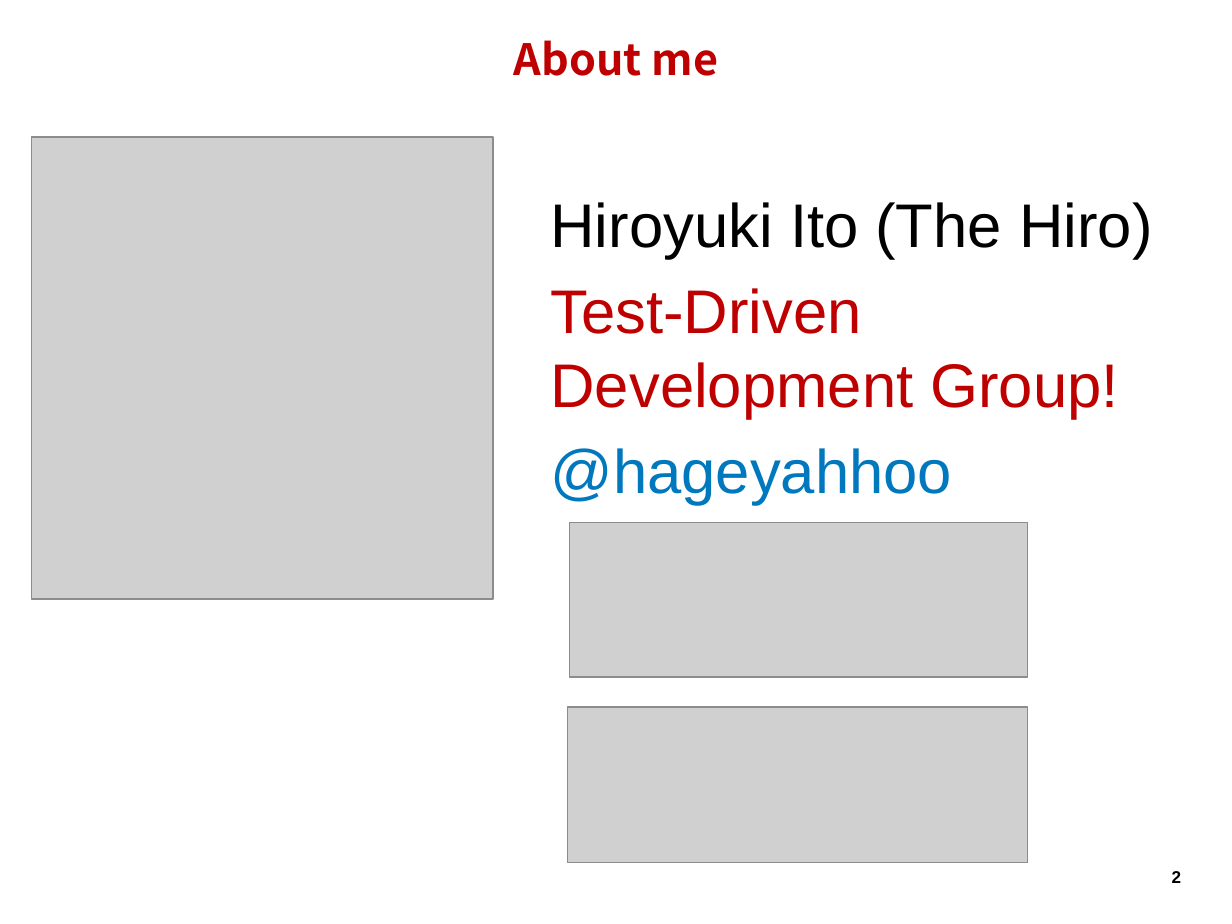
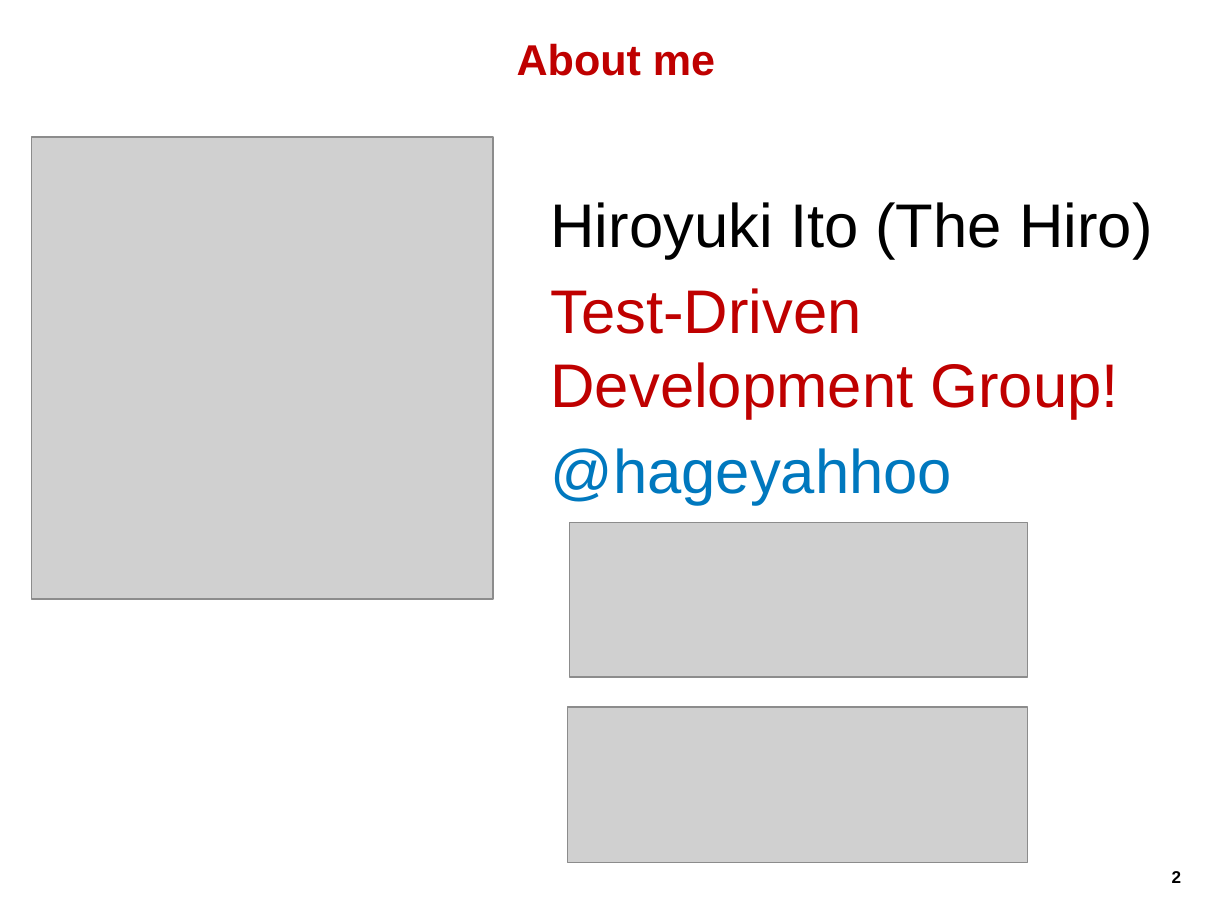
Before and after one commit to hageyahhoo/agile2014, a slide deck: slide 2 of presentations/TechnologyDrivenDevelopment.pptx. Drawn at 1232x924 pixels with LibreOffice and Linux fonts; fonts in the diff are those of the drawing; grey boxes stand for pictures; background and template pictures are left out. Boxes give left, top, right and bottom in pixels: in the first picture for what was removed or moved away, otherwise in the second. Text is boxed around its words. In the diff, an @@ line names an element or a change of style, - is before the commit and + after.

```diff
--- a/presentations/TechnologyDrivenDevelopment.pptx
+++ b/presentations/TechnologyDrivenDevelopment.pptx
@@ title "About me" at (48,34,1183,83): font Noto Sans CJK JP to Arial @@
```
Also in this commit, not shown: 3 other slides changed, 3 slides added.
